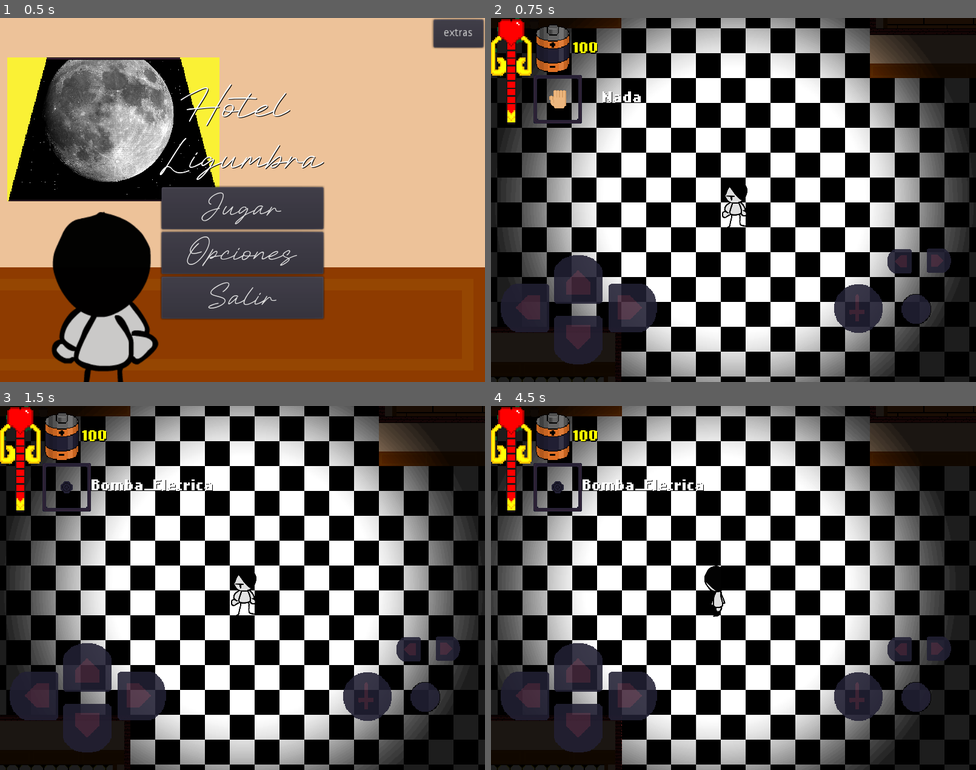
Above: before the commit, frames 1-4 (two rows, left to right).
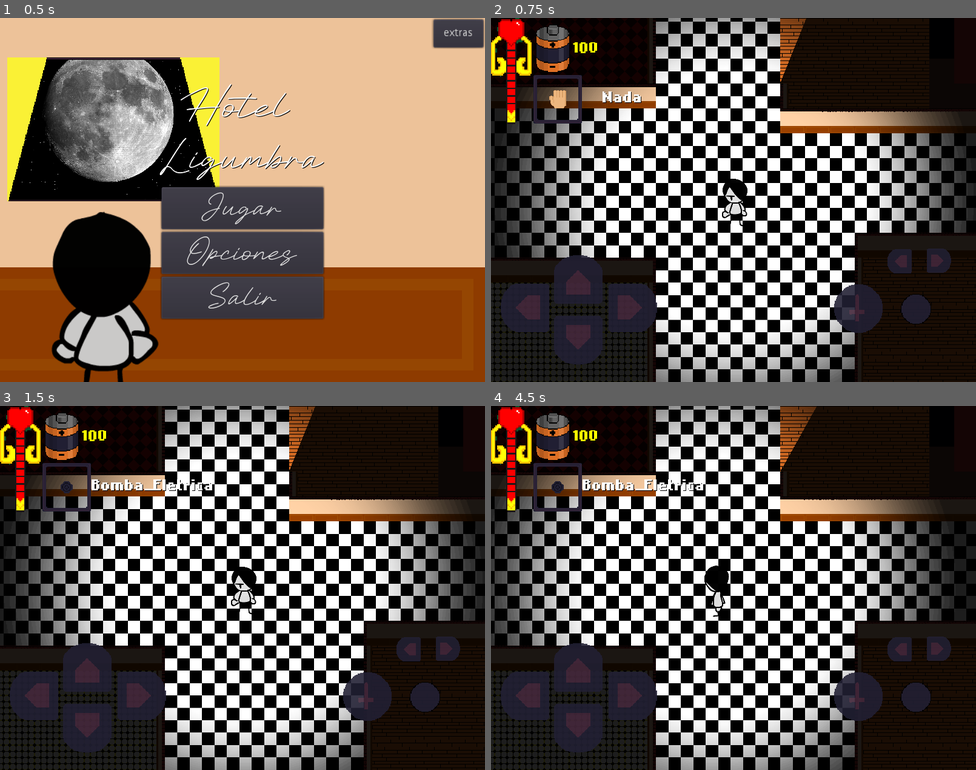
Above: after the commit, the same moments.

Repository: Hotelgit/Juego
Game: Godot game, scene res://Assets/Menu/Menu.tscn
Same seed, same stepped clock (60 frames per second), same inputs: the game is played once before the commit and once after it. The engine's default icon, where the game draws it, is replaced by a stand-in: a white triangle on a blue panel in a dark square.
Inputs (mouse positions are in pixels of both pictures, inside the frame that each line leads up to):
- Up to frame 1 (0.5 s): no input
- Up to frame 2 (0.75 s): click "Jugar" at 0.5 s
- Up to frame 3 (1.5 s): tap Enter at 1.25 s; move the mouse to (349, 569) at 1.27 s; tap V (V) at 1.35 s; click (349, 569) at 1.42 s
- Up to frame 4 (4.5 s): tap Space at 2, 3.5 s; move the mouse to (636, 606) at 2.02 s; tap Z (Ataque) at 2.1 s; click (636, 606) at 2.17 s; tap V (V) at 2.3, 3.05, 3.8 s; tap Enter at 2.75, 4.25 s; move the mouse to (782, 507) at 2.77 s; tap C (C) at 2.85 s; click (782, 507) at 2.92 s; move the mouse to (709, 660) at 3.52 s; tap Shift (Correr) at 3.6 s; click (709, 660) at 3.67 s; move the mouse to (879, 642) at 4.27 s; hold A (Tecla_A) from 4.28 s (still down); click (879, 642) at 4.42 s

Frame 1 is identical in both runs. In frame 2, 53% of the frame differs, in the area x 0-100%, y 0-100%; in frame 3, 53%; in frame 4, 52%.

Commit message:
Tilemap incrementado
solo ajuste la escala del tilemap, de 0.128 a el numero actual ajustando las posiciones

Diff:
--- a/Hotel Ligumbra/Pruebas/Mundo Prueba/Sala_Pruebas.tscn
+++ b/Hotel Ligumbra/Pruebas/Mundo Prueba/Sala_Pruebas.tscn
@@ -689,21 +689,21 @@
 script = ExtResource( 2 )
 
 [node name="TileMap3" type="TileMap" parent="."]
-scale = Vector2( 0.128, 0.128 )
+scale = Vector2( 0.064, 0.064 )
 tile_set = SubResource( 20 )
 cell_size = Vector2( 512, 512 )
 format = 1
 tile_data = PoolIntArray( -1507337, 12, 0, -1507336, 12, 0, -1507335, 12, 0, -1507334, 12, 0, -1507333, 12, 0, -1507332 …(40658 unchanged characters)…
 
 [node name="Pared" type="TileMap" parent="."]
-scale = Vector2( 0.128, 0.128 )
+scale = Vector2( 0.064, 0.064 )
 tile_set = SubResource( 13 )
 cell_size = Vector2( 512, 512 )
 format = 1
 tile_data = PoolIntArray( -1507337, 0, 0, -1507336, 7, 0, -1507335, 6, 0, -1507334, 6, 0, -1507333, 6, 0, -1507332, 6,  …(3474 unchanged characters)…
 
 [node name="Alfombra" type="TileMap" parent="."]
-scale = Vector2( 0.128, 0.128 )
+scale = Vector2( 0.064, 0.064 )
 tile_set = SubResource( 37 )
 cell_size = Vector2( 512, 512 )
 format = 1
@@ -726,7 +726,7 @@
 format = 1
 
 [node name="NPC" type="Area2D" parent="Mapa"]
-position = Vector2( 1183, 137 )
+position = Vector2( 571, 93 )
 __meta__ = {
 "_edit_group_": true
 }
@@ -746,7 +746,7 @@
 shape = SubResource( 38 )
 
 [node name="NPC2" type="Area2D" parent="Mapa"]
-position = Vector2( 852, -1431 )
+position = Vector2( 437, -704 )
 __meta__ = {
 "_edit_group_": true
 }
@@ -765,7 +765,7 @@
 shape = SubResource( 39 )
 
 [node name="NPC3" type="Area2D" parent="Mapa"]
-position = Vector2( 240, -1461 )
+position = Vector2( 112, -709 )
 __meta__ = {
 "_edit_group_": true
 }
@@ -784,7 +784,7 @@
 shape = SubResource( 39 )
 
 [node name="NPC4" type="Area2D" parent="Mapa"]
-position = Vector2( 1860, 352 )
+position = Vector2( 851, 67 )
 __meta__ = {
 "_edit_group_": true
 }
@@ -803,7 +803,7 @@
 shape = SubResource( 39 )
 
 [node name="Jugador" parent="Mapa" instance=ExtResource( 5 )]
-position = Vector2( 541, -757 )
+position = Vector2( 299, -371 )
 __meta__ = {
 "_edit_group_": true
 }
Not shown, changed: Hotel Ligumbra/Assets/Mundo/Primer_Piso.tscn
